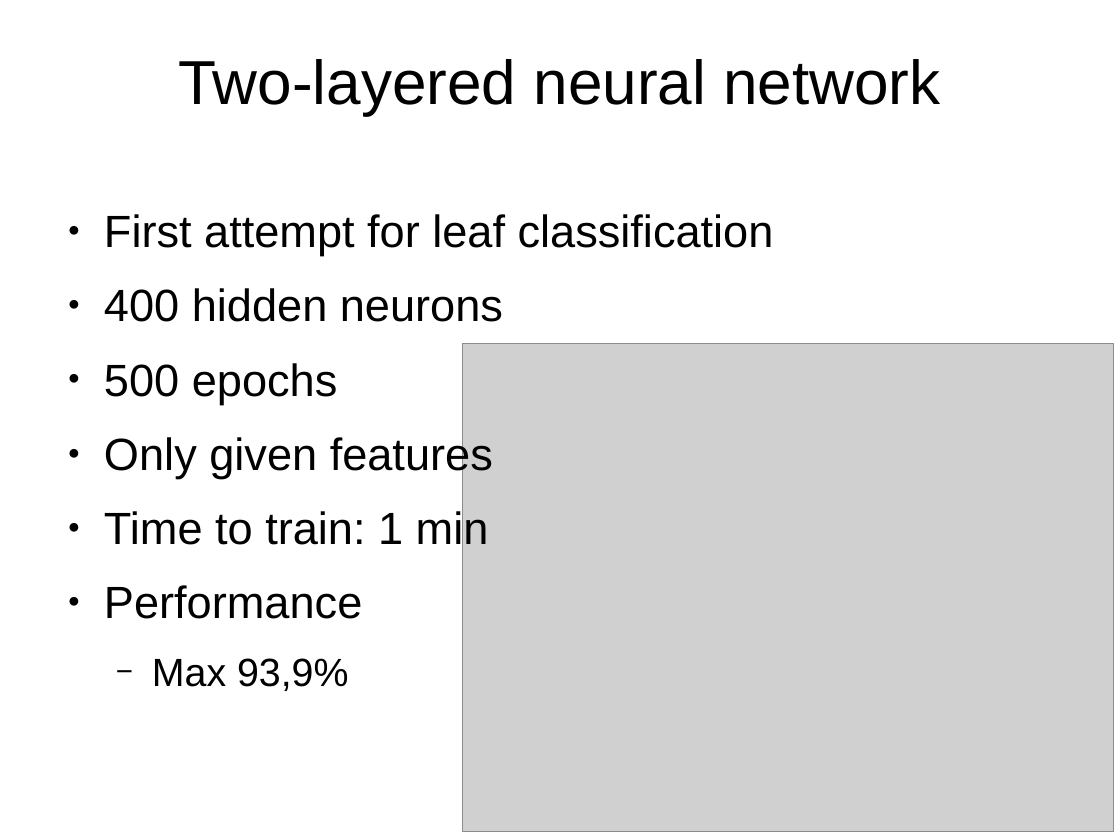
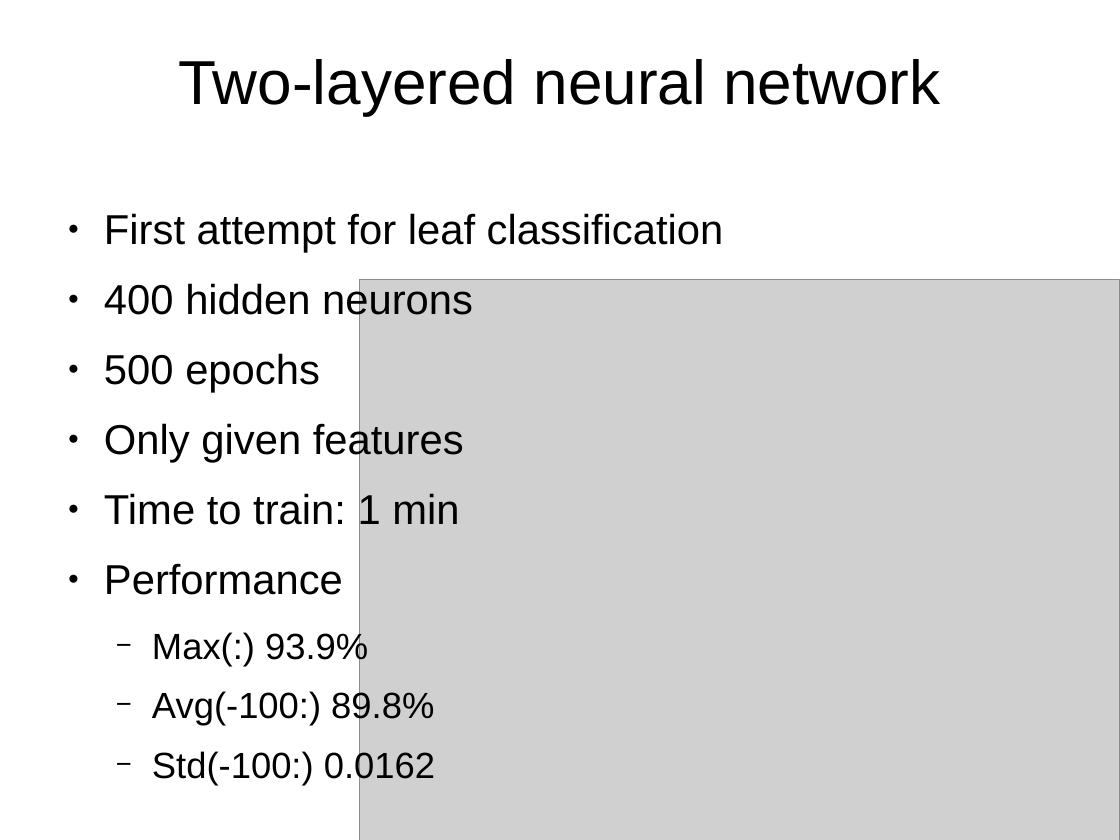
Before and after one commit to kappalabs/NNLeafClassifierProject, a slide deck: slide 6 of slideshow/slides.odp. Drawn at 1120x840 pixels with LibreOffice and Linux fonts; fonts in the diff are those of the drawing; grey boxes stand for pictures; background and template pictures are left out. Boxes give left, top, right and bottom in pixels: in the first picture for what was removed or moved away, otherwise in the second. Text is boxed around its words. In the diff, an @@ line names an element or a change of style, - is before the commit and + after.

```diff
--- a/slideshow/slides.odp
+++ b/slideshow/slides.odp
@@ text at (104, 213, 724, 595): size 32 to 29.6 pt in "First attempt for leaf classification", "400 hidden neurons", "500 epochs", "Only given features" and 2 more places @@
@@ picture: place and size @@
-picture at (462, 345, 1113, 832)
+picture at (360, 281, 1120, 840)
@@ text at (152, 630, 435, 786): text changed; size 27.9 to 25.8 pt @@
-  − Max 93,9%
+  − Max(:) 93.9%
+  − Avg(-100:) 89.8%
+  − Std(-100:) 0.0162
```
Also in this commit, not shown: 3 other slides changed, 5 slides added, 3 other files.
